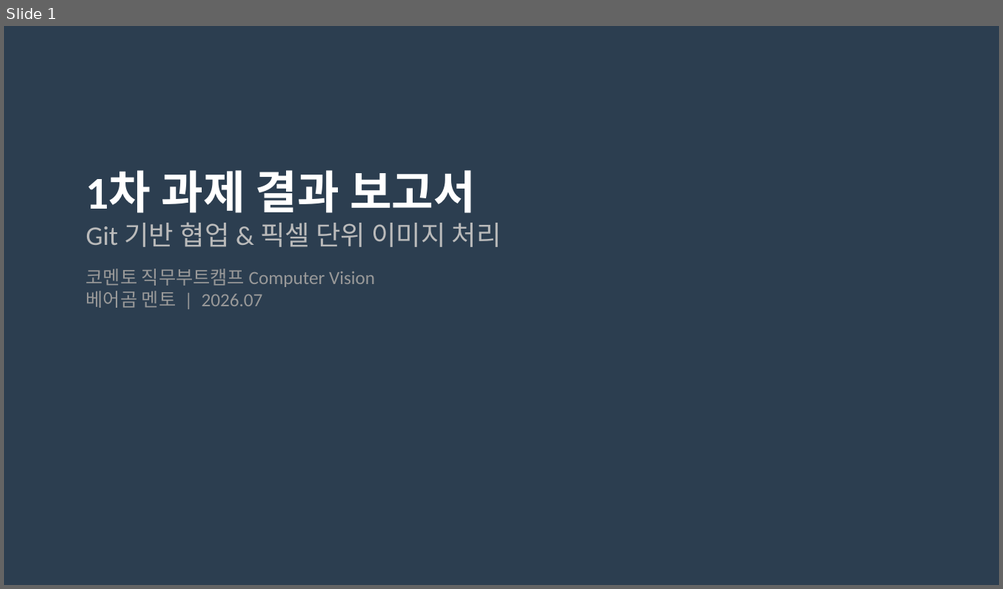
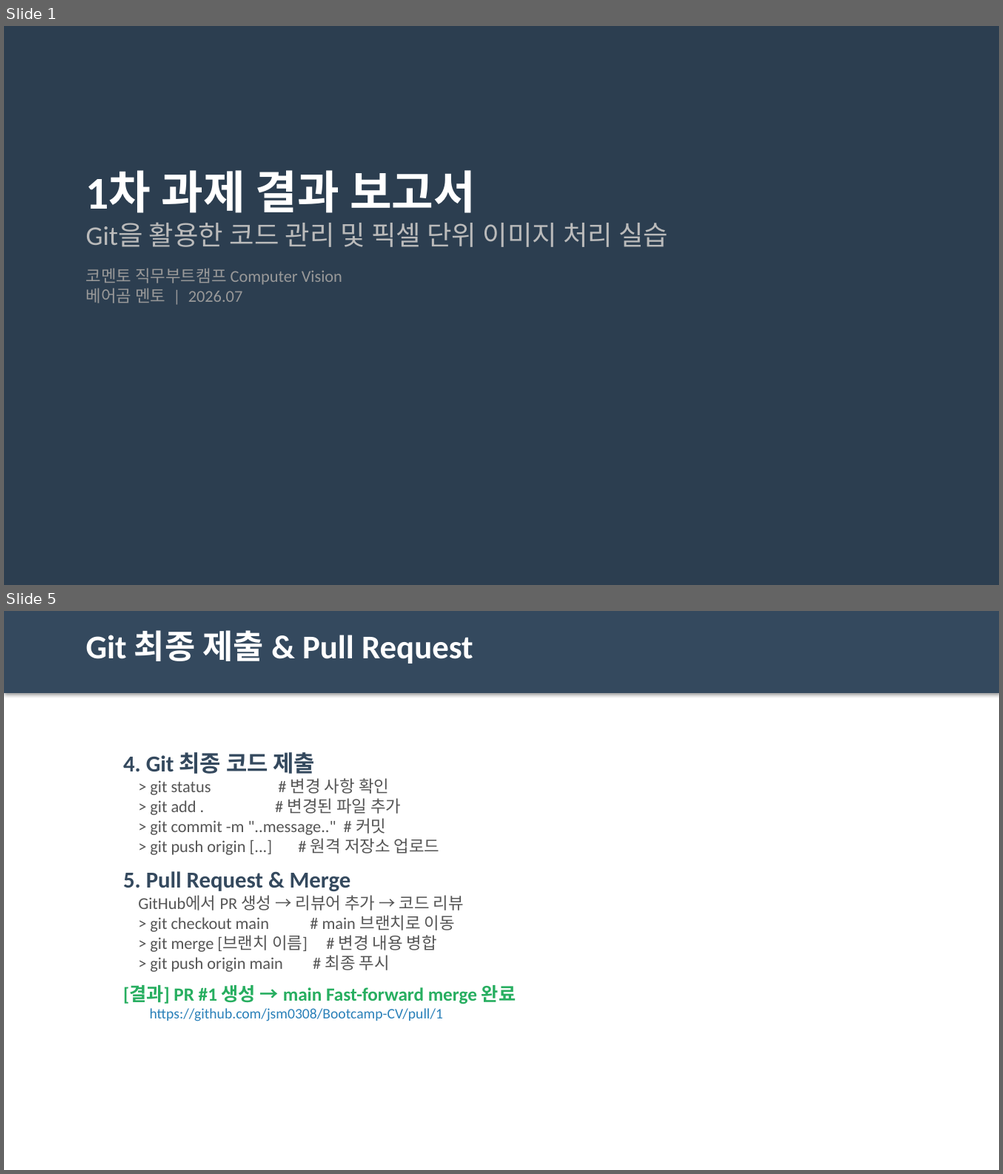
Before and after one commit to jsm0308/Bootcamp-CV, a slide deck: presentation.pptx. Shown one above the other, each under a label of ours: slide 1 before the commit, slides 1 and 5 after it; the slides between them are not shown. The pictures are 1003x589 and 1003x1174 pixels, drawn with LibreOffice and Linux fonts; fonts in the diff are those of the drawing. Boxes give left, top, right and bottom in pixels: in the first picture for what was removed or moved away, otherwise in the second. Text is boxed around its words. In the diff, an @@ line names an element or a change of style, - is before the commit and + after.

```diff
--- a/presentation.pptx
+++ b/presentation.pptx
@@ slide 5 added at (x1=4, y1=611, x2=999, y2=1170), background #FFFFFF @@
@@ rectangle added at (x1=4, y1=611, x2=999, y2=693), fill #34495E @@
@@ text added at (x1=86, y1=630, x2=473, y2=664), 32 pt, text #FFFFFF, bold @@
+Git 최종 제출 & Pull Request
@@ text added at (x1=123, y1=752, x2=515, y2=1022), 16 pt, text #555555 @@
+4. Git 최종 코드 제출
+> git status # 변경 사항 확인
+> git add . # 변경된 파일 추가
+> git commit -m "..message.." # 커밋
+> git push origin [...] # 원격 저장소 업로드
+5. Pull Request & Merge
+GitHub에서 PR 생성 → 리뷰어 추가 → 코드 리뷰
+> git checkout main # main 브랜치로 이동
+> git merge [브랜치 이름] # 변경 내용 병합
+> git push origin main # 최종 푸시
+[결과] PR #1 생성 → main Fast-forward merge 완료
+https://github.com/jsm0308/Bootcamp-CV/pull/1
@@ slide 1 changed as well @@
@@ text at (x1=86, y1=222, x2=668, y2=247): text changed @@
-Git 기반 협업 & 픽셀 단위 이미지 처리
+Git을 활용한 코드 관리 및 픽셀 단위 이미지 처리 실습
@@ text at (x1=86, y1=268, x2=342, y2=304): size 18 to 16 pt in "코멘토 직무부트캠프 Computer Vision", "베어곰 멘토 | 2026.07" @@
```
Also in this commit, not shown: 1 other slide changed, 6 other slides added, 14 slides removed, 6 other files.
